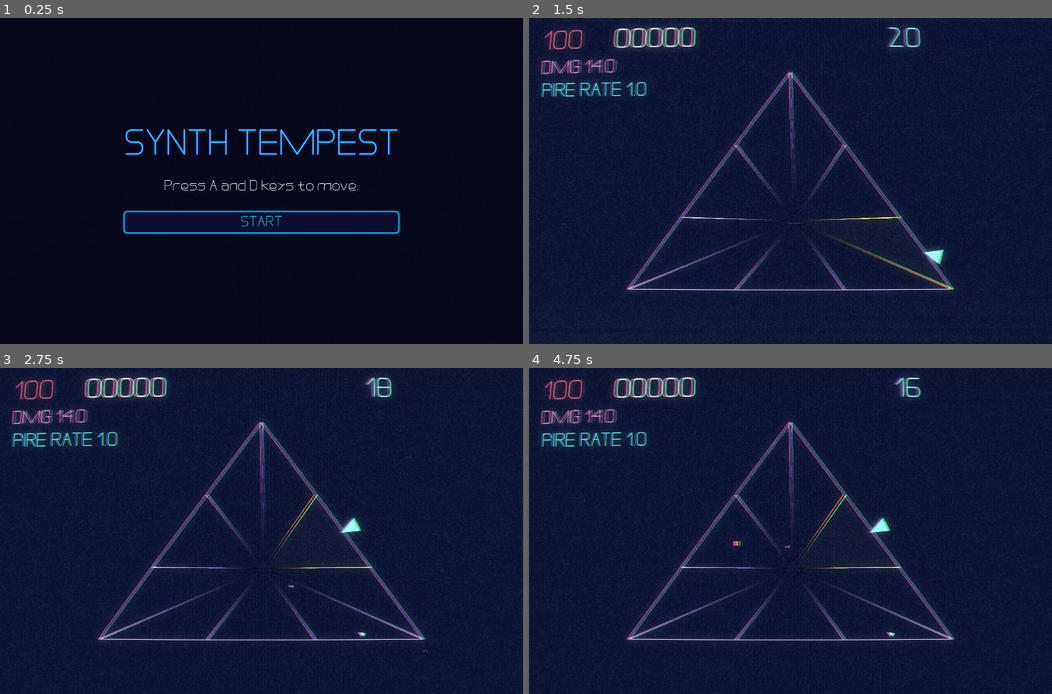
Above: before the commit, frames 1-4 (two rows, left to right).
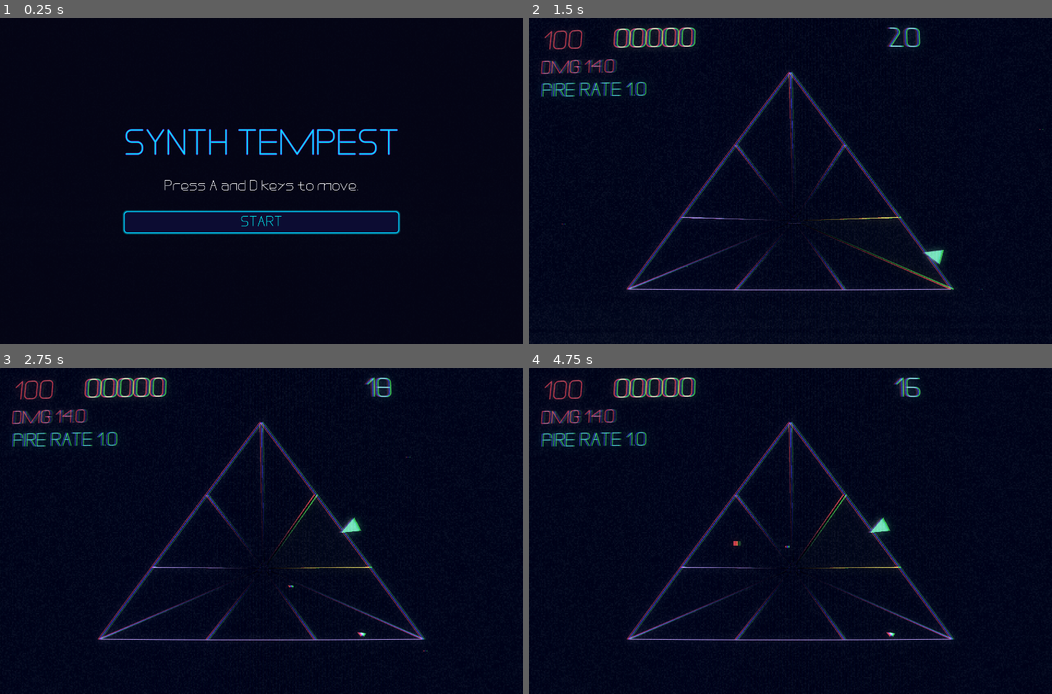
Above: after the commit, the same moments.

Repository: level1rogue/synth-tempest
Game: Godot game, scene res://scenes/root.tscn
Two runs of this game, one before a commit and one after it. Both use one fixed random seed, a clock stepped at 60 frames per second and the inputs below.
Inputs:
- Up to frame 1 (0.25 s): no input
- Up to frame 2 (1.5 s): click "START" at 0.5 s; tap Enter (ui_accept) at 1.25 s; hold D (move_right) from 1.28 s (still down)
- Up to frame 3 (2.75 s): tap Enter (ui_accept) at 1.52, 2.27 s; release D (move_right) at 2.03 s; hold A (move_left) from 2.03 s (still down)
- Up to frame 4 (4.75 s): release A (move_left) at 2.78 s; hold D (move_right) 2.78-4.28 s; tap Enter (ui_accept) at 3.77, 4.52 s; hold A (move_left) from 4.28 s (still down)

The runs differ from the first frame. In frame 2, 48% of the frame differs, in the area x 0-100%, y 0-100%; in frame 3, 48%; in frame 4, 48%.

Commit message:
Adapted shader brightness.

Diff:
--- a/scenes/root.tscn
+++ b/scenes/root.tscn
@@ -49,7 +49,7 @@
 shader_parameter/noise_speed = 5.0
 shader_parameter/static_noise_intensity = 0.0350000016625
 shader_parameter/aberration = 0.03
-shader_parameter/brightness = 2.2
+shader_parameter/brightness = 1.4
 shader_parameter/discolor = true
 shader_parameter/warp_amount = 0.22000001045
 shader_parameter/clip_warp = true
